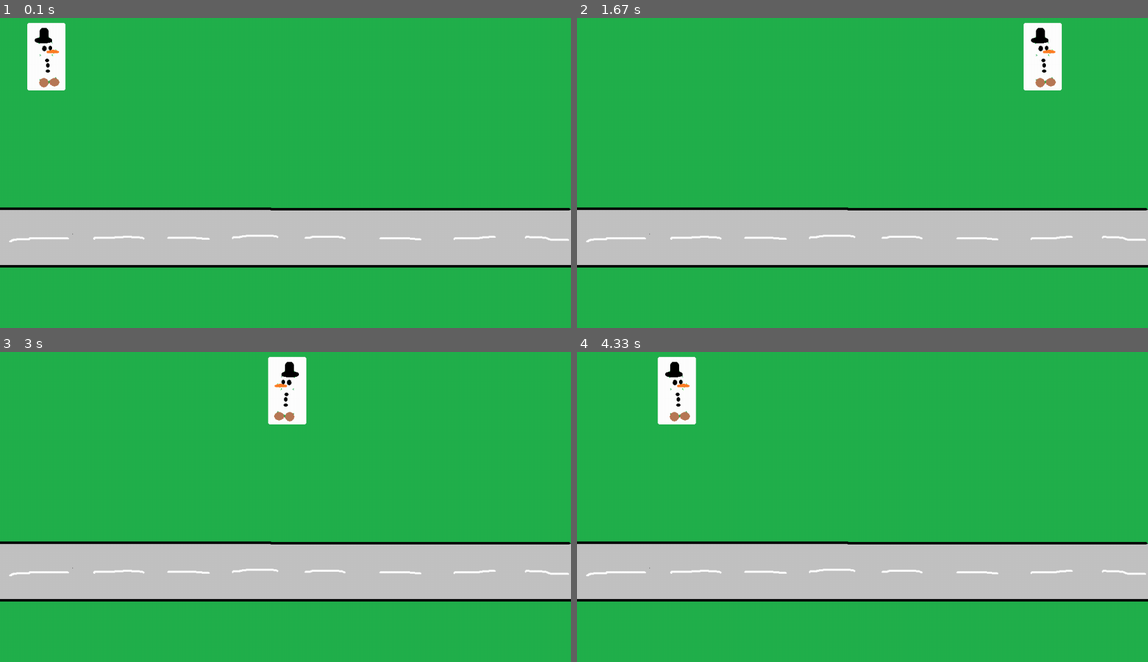
Above: before the commit, frames 1-4 (two rows, left to right).
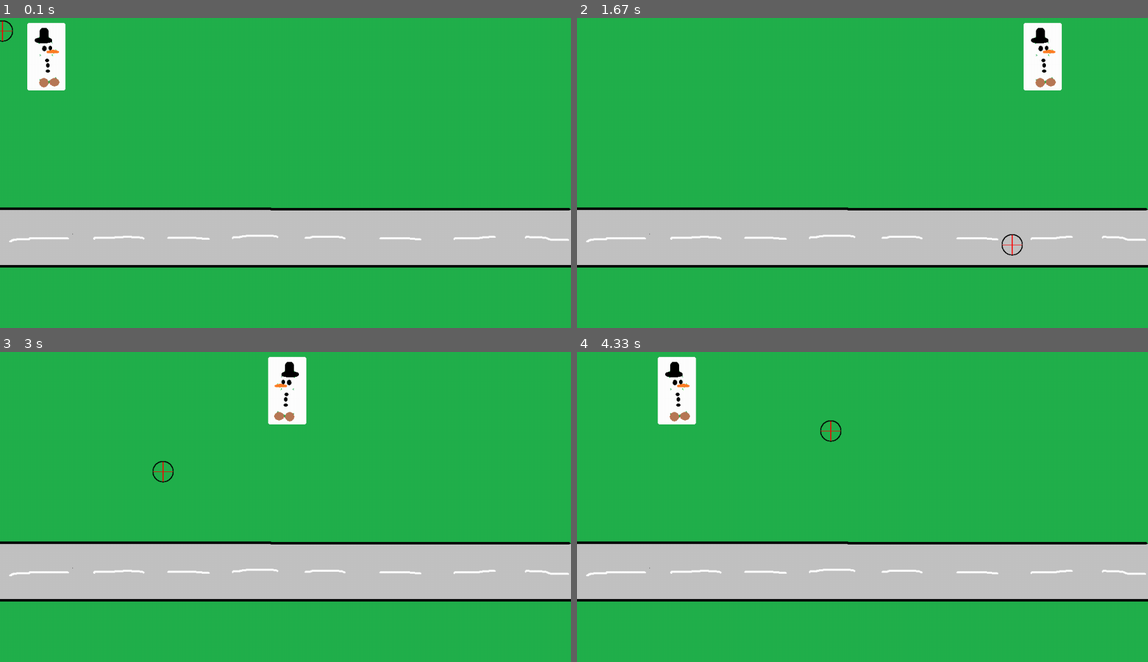
Above: after the commit, the same moments.

Repository: Juggeli/pygame
Game: pygame game, started from game.py
Same seed, same stepped clock (60 frames per second), same inputs: the game is played once before the commit and once after it. The source is Python 2; it was converted automatically to run under Python 3.
Inputs (mouse positions are in pixels of both pictures, inside the frame that each line leads up to):
- Up to frame 1 (0.1 s): no input
- Up to frame 2 (1.67 s): press the mouse at (725, 182) at 0.37 s; move the mouse to (822, 216) at 0.47 s; release the mouse at (919, 250) at 0.6 s; press the mouse at (725, 182) at 0.7 s; move the mouse to (828, 194) at 0.8 s; release the mouse at (931, 207) at 0.93 s; press the mouse at (725, 182) at 1.03 s; move the mouse to (782, 222) at 1.13 s; release the mouse at (833, 262) at 1.27 s; press the mouse at (725, 182) at 1.37 s; move the mouse to (868, 204) at 1.47 s; release the mouse at (1010, 228) at 1.6 s
- Up to frame 3 (3 s): press the mouse at (148, 516) at 1.7 s; move the mouse to (314, 556) at 1.8 s; release the mouse at (485, 596) at 1.93 s; press the mouse at (148, 516) at 2.03 s; move the mouse to (274, 485) at 2.13 s; release the mouse at (405, 457) at 2.27 s; press the mouse at (148, 516) at 2.37 s; move the mouse to (279, 472) at 2.47 s; release the mouse at (416, 432) at 2.6 s; press the mouse at (148, 516) at 2.7 s; move the mouse to (154, 485) at 2.8 s; release the mouse at (159, 457) at 2.93 s
- Up to frame 4 (4.33 s): press the mouse at (725, 516) at 3.03 s; move the mouse to (708, 572) at 3.13 s; release the mouse at (691, 631) at 3.27 s; press the mouse at (725, 516) at 3.37 s; move the mouse to (736, 525) at 3.47 s; release the mouse at (748, 538) at 3.6 s; press the mouse at (725, 516) at 3.7 s; move the mouse to (879, 553) at 3.8 s; release the mouse at (1039, 590) at 3.93 s; press the mouse at (725, 516) at 4.03 s; move the mouse to (776, 463) at 4.13 s; release the mouse at (828, 414) at 4.27 s

The runs differ from the first frame. In frame 1, less than 0.1% of the frame differs, in the area x 0-3%, y 0-8%; in frame 2, less than 0.1%, in the area x 74-79%, y 69-77%; in frame 3, less than 0.1%; in frame 4, less than 0.1%.

Commit message:
nyt voi ampuakki

Diff:
--- /dev/null
+++ b/cross.py
@@ -0,0 +1,23 @@
+import pygame
+from utils import *
+
+class Cross(pygame.sprite.Sprite):
+    def __init__(self):
+        pygame.sprite.Sprite.__init__(self) #call Sprite initializer
+        self.image, self.rect = load_image('cross.png', -1)
+        self.shooting = 0
+
+    def update(self):
+        pos = pygame.mouse.get_pos()
+        self.rect.midtop = pos
+        if self.shooting:
+            self.rect.move_ip(5, 10)
+
+    def shoot(self, target):
+        if not self.shooting:
+            self.shooting = 1
+            hitbox = self.rect.inflate(-5, -5)
+            return hitbox.colliderect(target.rect)
+
+    def unshoot(self):
+        self.shooting = 0
--- a/game.py
+++ b/game.py
@@ -4,20 +4,22 @@
 from pygame.locals import *
 from utils import *
 from snowman import SnowMan
+from cross import Cross
 
 def main():
     pygame.init()
 
     size = width, height = 1152, 648
-
     screen = pygame.display.set_mode(size)
+    pygame.mouse.set_visible(0)
 
     background = pygame.image.load('data/bg.png').convert()
     screen.blit(background, (0, 0))
 
     clock = pygame.time.Clock()
     snowman = SnowMan()
-    allsprites = pygame.sprite.RenderPlain((snowman))
+    cross = Cross()
+    allsprites = pygame.sprite.RenderPlain((snowman, cross))
 
     #pygame.display.update()
 
@@ -29,14 +31,12 @@
                 return
             elif event.type == KEYDOWN and event.key == K_ESCAPE:
                 return
-            # elif event.type == MOUSEBUTTONDOWN:
-            #     if fist.punch(chimp):
-            #         punch_sound.play() #punch
-            #         chimp.punched()
-            #     else:
-            #         whiff_sound.play() #miss
-            # elif event.type is MOUSEBUTTONUP:
-            #     fist.unpunch()
+            elif event.type == MOUSEBUTTONDOWN:
+                if cross.shoot(snowman):
+                    snowman.shooted()
+                #else:
+            elif event.type is MOUSEBUTTONUP:
+                cross.unshoot()
 
         allsprites.update()
 
--- a/snowman.py
+++ b/snowman.py
@@ -2,7 +2,6 @@
 from utils import *
 
 class SnowMan(pygame.sprite.Sprite):
-    """SnowMan"""
     def __init__(self):
         pygame.sprite.Sprite.__init__(self)
         self.image, self.rect = load_image('snowman.png', -1)
@@ -13,14 +12,12 @@
         self.dizzy = 0
 
     def update(self):
-        """docstring for update"""
         if self.dizzy:
             self._spin()
         else:
             self._walk()
 
     def _walk(self):
-        "move the monkey across the screen, and turn at the ends"
         newpos = self.rect.move((self.move, 0))
         if not self.area.contains(newpos):
             if self.rect.left < self.area.left or self.rect.right > self.area.right:
@@ -30,7 +27,6 @@
         self.rect = newpos
 
     def _spin(self):
-        "spin the monkey image"
         center = self.rect.center
         self.dizzy += 12
         if self.dizzy >= 360:
@@ -41,8 +37,7 @@
             self.image = rotate(self.original, self.dizzy)
         self.rect = self.image.get_rect(center=center)
 
-    def punched(self):
-        "this will cause the monkey to start spinning"
+    def shooted(self):
         if not self.dizzy:
             self.dizzy = 1
             self.original = self.image
